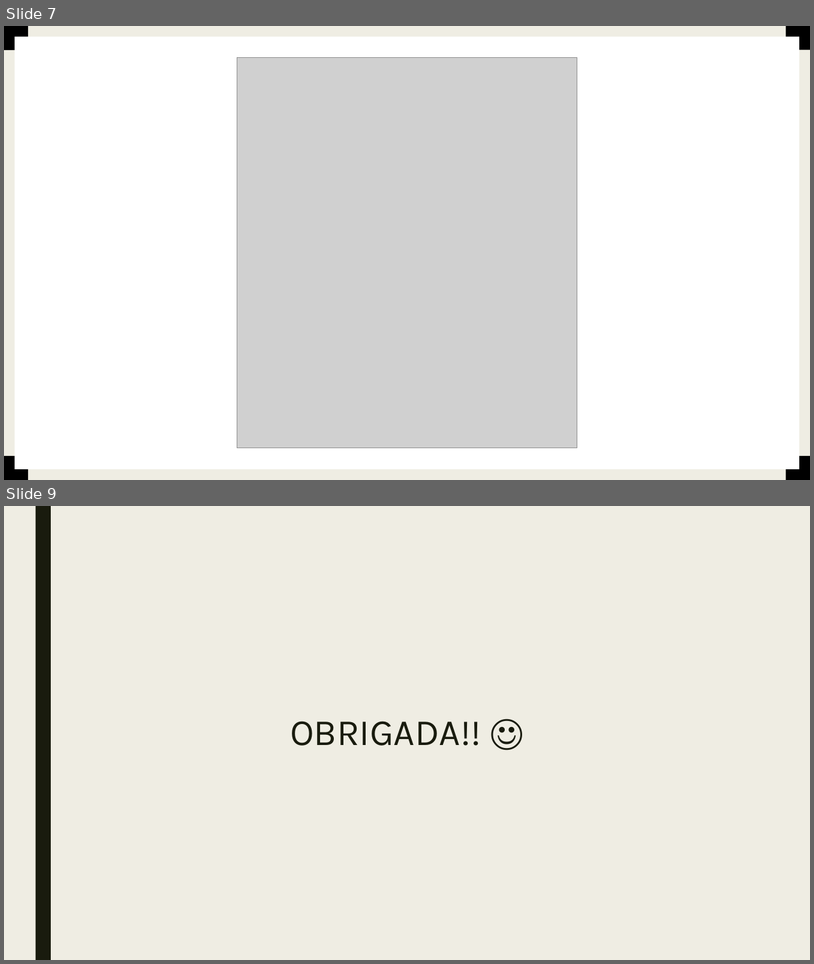
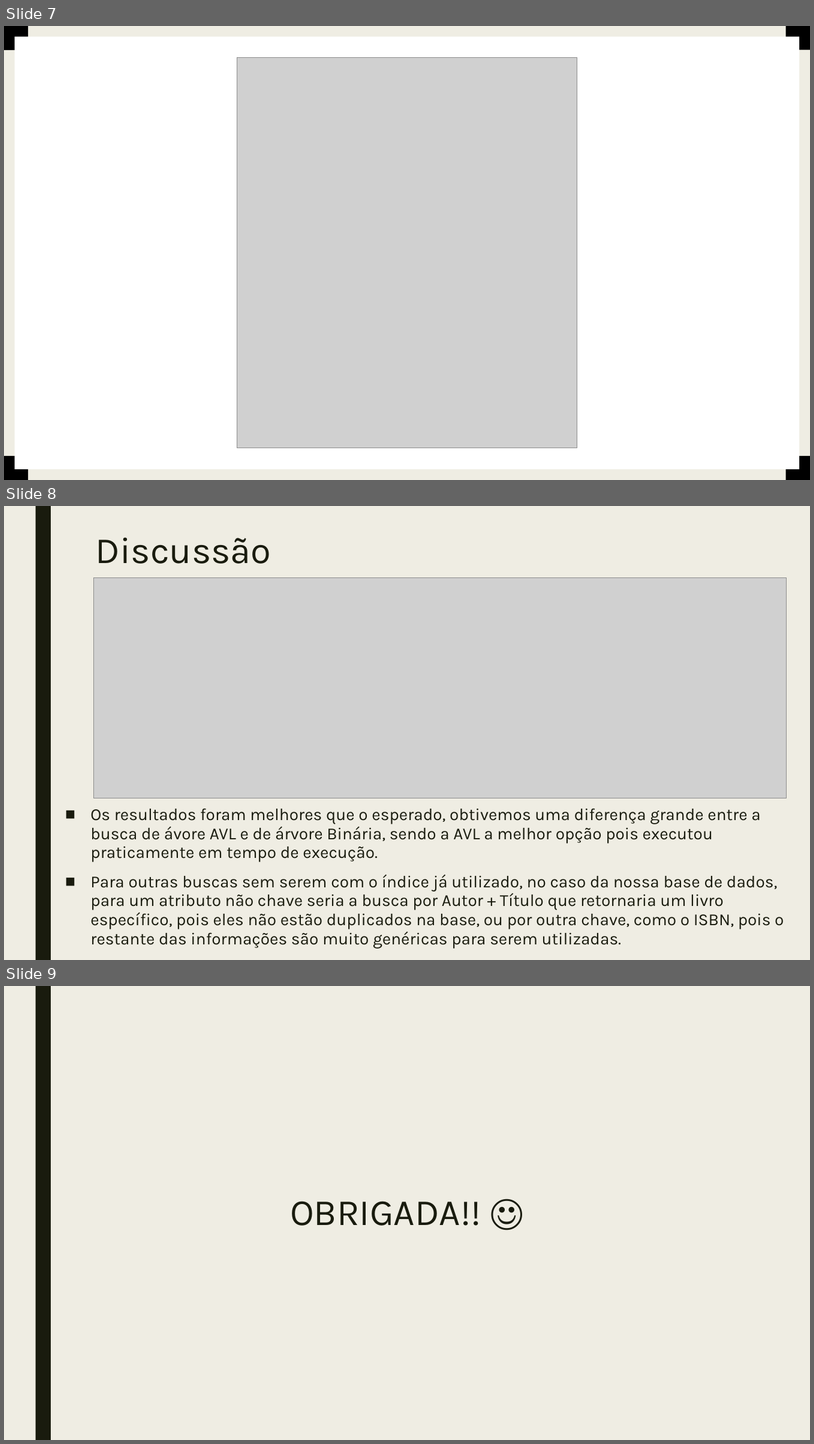
Before and after one commit to annaravaglio/Alg_Proj2, a slide deck: projeto 2.pptx. Shown one above the other, each under a label of ours: slides 7 and 9 before the commit, slides 7, 8 and 9 after it; the slides between them are not shown. The pictures are 814x964 and 814x1444 pixels, drawn with LibreOffice and Linux fonts; fonts in the diff are those of the drawing; grey boxes stand for pictures. Boxes give left, top, right and bottom in pixels: in the first picture for what was removed or moved away, otherwise in the second. Text is boxed around its words. In the diff, an @@ line names an element or a change of style, - is before the commit and + after.

```diff
--- a/projeto 2.pptx
+++ b/projeto 2.pptx
@@ slide 8 added at (x1=4, y1=506, x2=810, y2=960), background #EFEDE3; not listed: 1 template element that a slide beside it also shows @@
@@ title added at (x1=96, y1=537, x2=272, y2=564), 44 pt, text #191B0E @@
+Discussão
@@ picture added at (x1=93, y1=577, x2=787, y2=798) @@
@@ text added at (x1=90, y1=808, x2=784, y2=948), 20 pt, text #191B0E @@
+■ Os resultados foram melhores que o esperado, obtivemos uma diferença grande entre a busca de ávore AVL e de árvore Binária, sendo a AVL a melhor opção pois executou praticamente em tempo de execução.
+■ Para outras buscas sem serem com o índice já utilizado, no caso da nossa base de dados, para um atributo não chave seria a busca por Autor + Título que retornaria um livro específico, pois eles não estão duplicados na base, ou por outra chave, como o ISBN, pois o restante das informações são muito genéricas para serem utilizadas.
```
Also in this commit, not shown: 1 slide removed, 3 other files.
